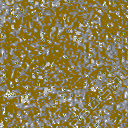
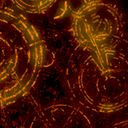
Two versions of the same layered image (w=128, h=128). Layer-by-layer changes:
added layer "Layer 2" above "Gradient Map 1" over [0,0,128,128]
